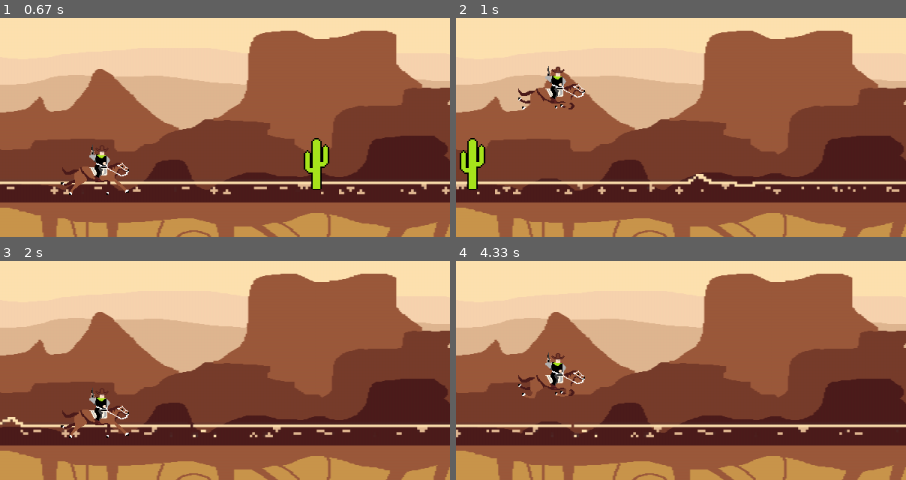
Above: before the commit, frames 1-4 (two rows, left to right).
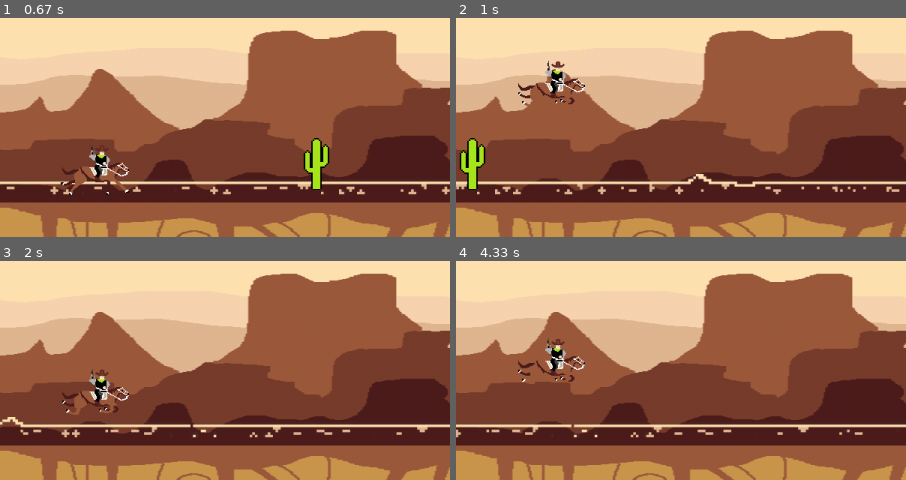
Above: after the commit, the same moments.

Repository: serg0945/Zubkov_projects_Python
Game: pygame game, started from Cowboy Harry/main.py
The game is run twice, just before and just after one commit, with the same random seed, the same clock (stepped at 60 frames per second) and the same inputs.
Inputs:
- Up to frame 1 (0.67 s): tap C at 0.33 s
- Up to frame 2 (1 s): tap Space at 0.67 s
- Up to frame 3 (2 s): hold Up 1-1.47 s; tap X at 1.07, 1.37, 1.57, 1.9 s; tap C at 1.15 s; hold Down 1.5-1.8 s; hold Up from 1.83 s (still down); tap Space at 1.98 s
- Up to frame 4 (4.33 s): release Up at 2.2 s; hold Down 2.23-2.6 s; tap X at 2.3, 2.7, 3.03, 3.37, 3.77, 4.17 s; tap C at 2.38, 3.45 s; hold Up 2.63-2.93 s; hold Down 2.97-3.27 s; tap Space at 3.12, 4.25 s; hold Up 3.3-3.67 s; hold Down 3.7-4.07 s; hold Up from 4.1 s (still down)
The pictures show only the part of the screen within x 0-50%, y 30-80%; the shares and areas given below are measured in that part.

Frame 1 is identical in both runs. In frame 2, 1.3% of the frame differs, in the area x 13-29%, y 19-43%; in frame 3, 2.0%, in the area x 13-29%, y 49-81%; in frame 4, 1.6%.

Commit message:
Cowboy Harry

Diff:
--- a/Cowboy Harry/Person_clone.py
+++ /dev/null
@@ -1,84 +0,0 @@
-import pygame
-from assets import *
-import global_vars
-
-pygame.init()
-
-keys = pygame.key.get_pressed()
-
-
-class Person:
-
-    def __init__(self):
-        self.bend_img = person_bend_1
-        self.run_img = [person_running_1, person_running_2]
-        self.jump_img = person_jump
-        self.jump_vel = global_vars.person_jump_vel
-        self.image = self.run_img[0]  # get_rect не принимает list, поэтому беру первый индекс
-        self.person_rect = self.image.get_rect()
-        self.person_rect.x = global_vars.person_x
-        self.person_rect.y = global_vars.person_y
-        self.img_count = 0
-        self.person_run = True
-        self.person_jump = False
-        self.person_bend = False
-
-    def update(self, keys):
-
-        if self.person_bend:
-            self.bend()
-        if self.person_run:
-            self.run()
-        if self.person_jump:
-            self.jump()
-
-        if (keys[pygame.K_UP] or keys[pygame.K_SPACE]) and not self.person_jump:
-            self.person_bend = False
-            self.person_run = False
-            self.person_jump = True
-
-        if keys[pygame.K_DOWN]:
-            self.person_bend = True
-            self.person_run = False
-            self.person_jump = False
-
-        if not (self.person_jump or keys[pygame.K_DOWN]):
-            self.person_bend = False
-            self.person_run = True
-            self.person_jump = False
-
-        # Чтобы персонаж после прыжка не проваливался под землю и для реализации крюка
-        if (self.jump_vel < -global_vars.person_jump_vel) or keys[pygame.K_DOWN]:
-            self.person_jump = False  # Чтобы после прыжка он не прыгал сам по себе
-            self.jump_vel = global_vars.person_jump_vel
-
-    def bend(self):
-        self.image = self.bend_img  # Чем меньше число, тем больше скорость обновления анимации
-        self.person_rect = self.image.get_rect()
-        self.person_rect.x = global_vars.person_x
-        self.person_rect.y = global_vars.person_y
-
-    def run(self):
-        self.image = self.run_img[self.img_count // 4]
-        self.person_rect = self.image.get_rect()
-        self.person_rect.x = global_vars.person_x
-        self.person_rect.y = global_vars.person_y
-        self.img_count += 1
-
-        if self.img_count == 8:
-            self.img_count = 0
-
-    def jump(self):
-        self.image = self.jump_img
-
-        if self.person_jump:
-            self.person_rect.y -= self.jump_vel * 4
-            self.jump_vel -= 0.8 # Если поставить плюс, то персонаж улетит за экран
-
-
-    def output(self, screen):
-        #screen.blit(self.image[self.img_count], (self.person_rect.x, self.person_rect.y)) : # 'pygame.surface.Surface' object is not subscriptable
-        screen.blit(self.image, (self.person_rect.x + 20, self.person_rect.y - 30))
-
-    def output_min_person(self):
-        pygame.draw.rect(global_vars.screen, (247, 240, 22), self.person_rect)
--- a/Cowboy Harry/barrier.py
+++ b/Cowboy Harry/barrier.py
@@ -8,7 +8,7 @@
         self.img_list = [small_cactus_1, small_cactus_1_2, small_cactus_2, small_cactus_2_2,  small_cactus_3, small_cactus_3_2]
         self.img = self.img_list[0]
         self.rect = self.img.get_rect()  # Определение координат
-        self.rect.x = global_vars.screen_width  # Координаты по x
+        self.rect.x = global_vars.screen_width # Координаты по x
         self.rect.y = global_vars.cactus_y  # Координаты по y
 
     def update(self):
--- a/Cowboy Harry/main.py
+++ b/Cowboy Harry/main.py
@@ -82,7 +82,7 @@
         other.track()
         other.score()
         person.output(global_vars.screen)  # Если убрать атрибут screen, то будет набор ошибок
-        person.update(keys)
+        person.update()
         cactus.update()
         cactus.output(global_vars.screen)
         bird.output(global_vars.screen)
--- a/Cowboy Harry/person.py
+++ b/Cowboy Harry/person.py
@@ -2,8 +2,6 @@
 import global_vars
 
 pygame.init()
-
-keys = pygame.key.get_pressed()
 
 class Person:
 
@@ -22,8 +20,9 @@
         self.person_jump = False
         self.person_attraction = False
 
-    def update(self, keys):  # Главная функция взаимодействия пользователя с горячими клавишами
+    def update(self):  # Главная функция взаимодействия пользователя с клавишами
 
+        keys = pygame.key.get_pressed()
         if keys[pygame.K_UP] or keys[pygame.K_SPACE]:  # Прыжок
             self.person_attraction = False
             self.person_run = False
@@ -81,7 +80,7 @@
         self.image = self.shoot_img[self.img_count // 4]
         self.img_count += 1
 
-        if self.img_count == 8:  # Анимация бега
+        if self.img_count == 8:  # Анимация бега во время стрельбы
             self.img_count = 0
 
     def output(self, screen):
--- a/Cowboy Harry/Инструкция по управлению.txt
+++ b/Cowboy Harry/Инструкция по управлению.txt
@@ -6,4 +6,4 @@
 Клавиша + = увеличение громкости музыки
 Клавиша - = уменьшение громкости музыки
 Клавиша Backspace = выключение музыки
-Клавиши 1, 2, 3 = Жёлтые квадраты на объектах
+Клавиши 1, 2, 3 = Жёлтые квадраты на объектах (Зажать!)
Binary file added: Cowboy Harry/scrins/Скриншот 05-06-2023 202541.jpg
Binary file added: Cowboy Harry/scrins/Скриншот 05-06-2023 203111.jpg
Binary file added: Cowboy Harry/scrins/Скриншот 05-06-2023 204052.jpg
Binary file added: Cowboy Harry/scrins/Скриншот 05-06-2023 204913.jpg
Binary file added: Cowboy Harry/scrins/Скриншот 05-06-2023 210543.jpg
Binary file added: Cowboy Harry/scrins/Скриншот 05-06-2023 210610.jpg
Binary file added: Cowboy Harry/scrins/Скриншот 05-06-2023 213920.jpg
Binary file added: Cowboy Harry/scrins/Скриншот 05-06-2023 225329.jpg
Binary file added: Cowboy Harry/scrins/Скриншот 05-06-2023 225507.jpg
Binary file added: Cowboy Harry/scrins/Скриншот 05-06-2023 225516.jpg
Binary file added: Cowboy Harry/scrins/Скриншот 05-06-2023 230122.jpg
Binary file added: Cowboy Harry/scrins/Скриншот 05-06-2023 230129.jpg
(and 7 more such lines)
